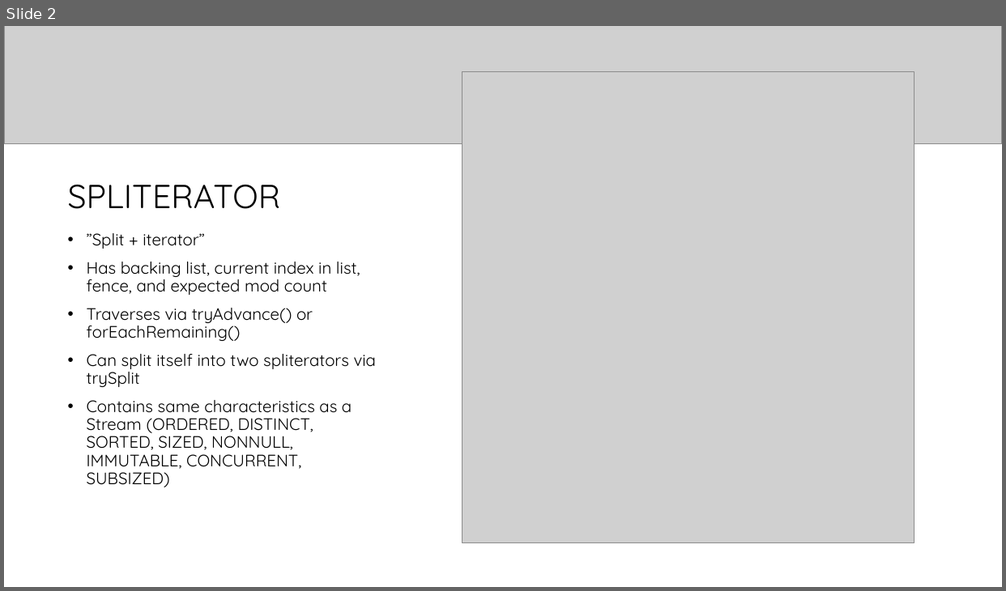
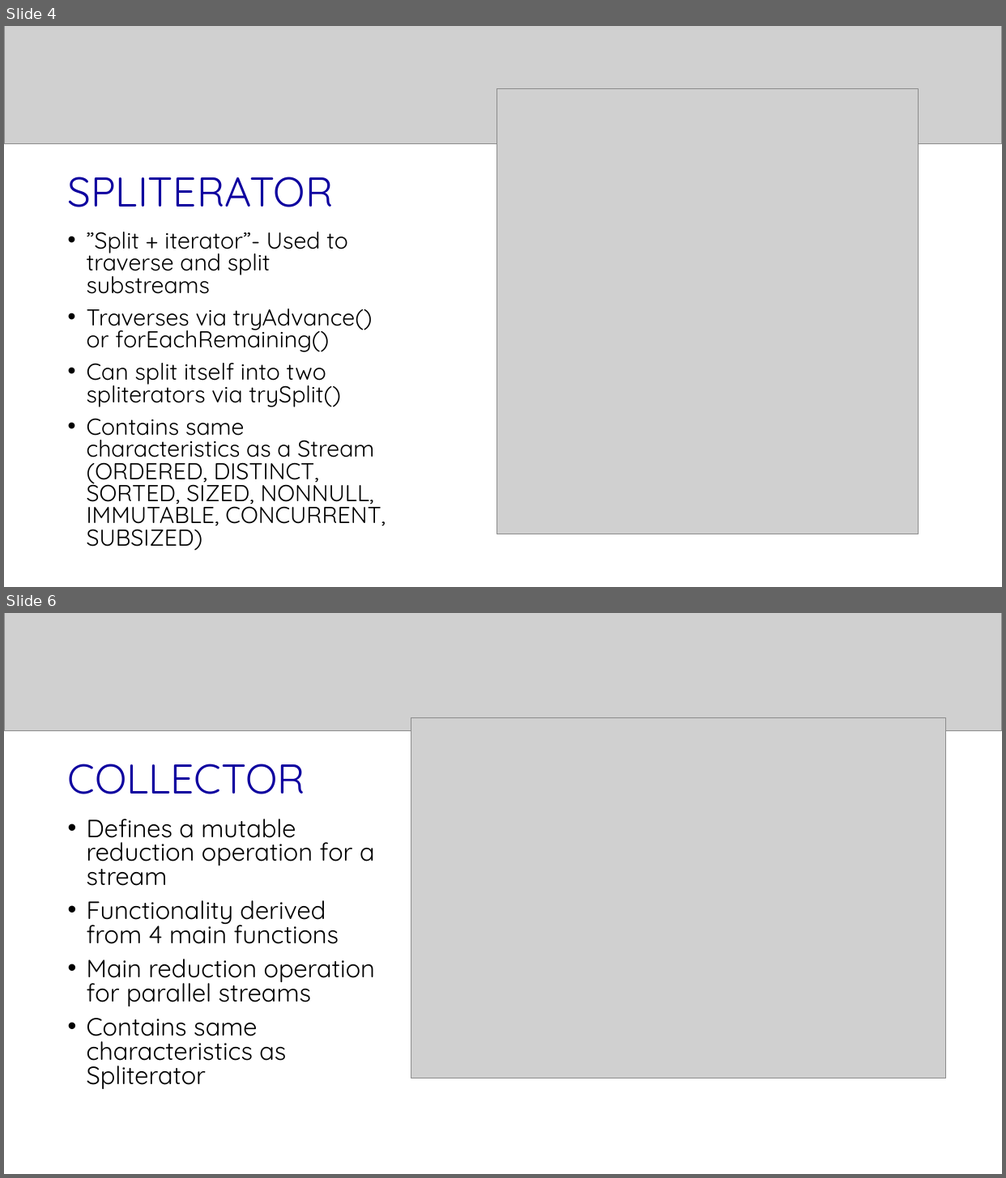
Before and after one commit to ethwillz/coms430, a slide deck: src/parallel_streams_presentation/p_stream_presentation.pptx. Shown one above the other, each under a label of ours: slide 2 before the commit, slides 4 and 6 after it; the slides between them are not shown. The pictures are 1006x591 and 1006x1178 pixels, drawn with LibreOffice and Linux fonts; fonts in the diff are those of the drawing; grey boxes stand for pictures; background and template pictures are left out. Boxes give left, top, right and bottom in pixels: in the first picture for what was removed or moved away, otherwise in the second. Text is boxed around its words. In the diff, an @@ line names an element or a change of style, - is before the commit and + after.

```diff
--- a/src/parallel_streams_presentation/p_stream_presentation.pptx
+++ b/src/parallel_streams_presentation/p_stream_presentation.pptx
@@ slide 6 added at bbox=[4, 613, 1002, 1174], background #FFFFFF @@
@@ picture added at bbox=[4, 613, 1002, 731] @@
@@ picture added at bbox=[411, 717, 947, 1079] @@
@@ title added at bbox=[68, 764, 305, 794], 40 pt, text #0D009F @@
+COLLECTOR
@@ text added at bbox=[87, 819, 375, 1089], 24 pt, text #000000 @@
+• Defines a mutable reduction operation for a stream
+• Functionality derived from 4 main functions
+• Main reduction operation for parallel streams
+• Contains same characteristics as Spliterator
@@ what was slide 2 is now slide 4 @@
@@ slide 4 changed as well @@
@@ title "SPLITERATOR" at bbox=[68, 177, 334, 207]: size 32 to 40 pt, text colour #000000 to #0D009F @@
@@ picture: place and size @@
-picture at bbox=[463, 71, 914, 544]
+picture at bbox=[496, 89, 918, 535]
@@ text at bbox=[87, 232, 347, 294]: text changed; size 16 to 22.2 pt @@
-• ”Split + iterator”
-• Has backing list, current index in list, fence, and expected mod count
+• ”Split + iterator”- Used to traverse and split substreams
@@ text at bbox=[87, 309, 386, 551]: size 16 to 22.2 pt in "Traverses via tryAdvance() or forEachRemaining()", "Contains same characteristics as a Stream (ORDERED, ..."; line spacing 0.9 to 0.8 @@
@@ text at bbox=[87, 363, 340, 408]: text changed; size 16 to 22.2 pt @@
-• Can split itself into two spliterators via trySplit
+• Can split itself into two spliterators via trySplit()
```
Also in this commit, not shown: 1 other slide changed, 8 other slides added, 2 slides removed, 17 other files.
